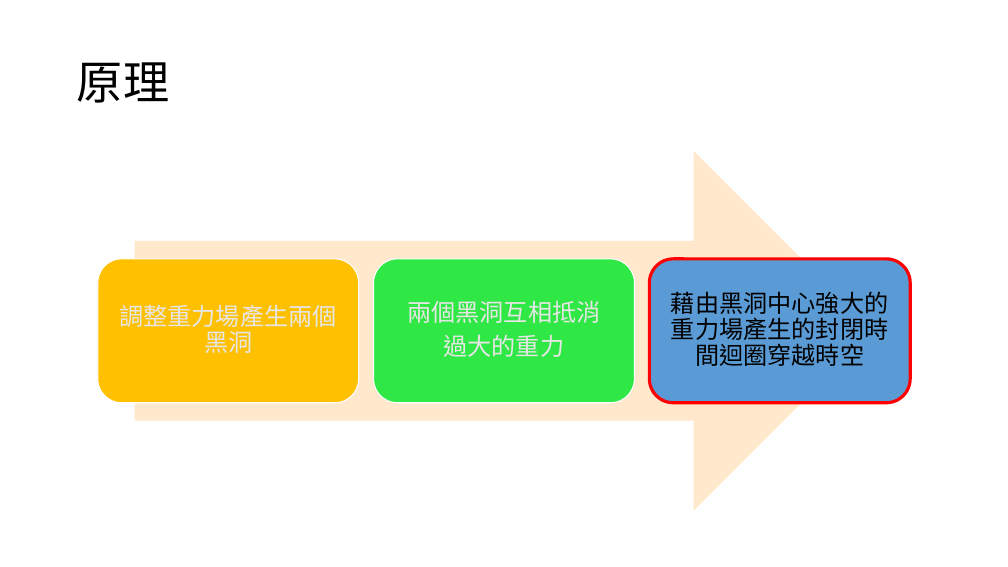
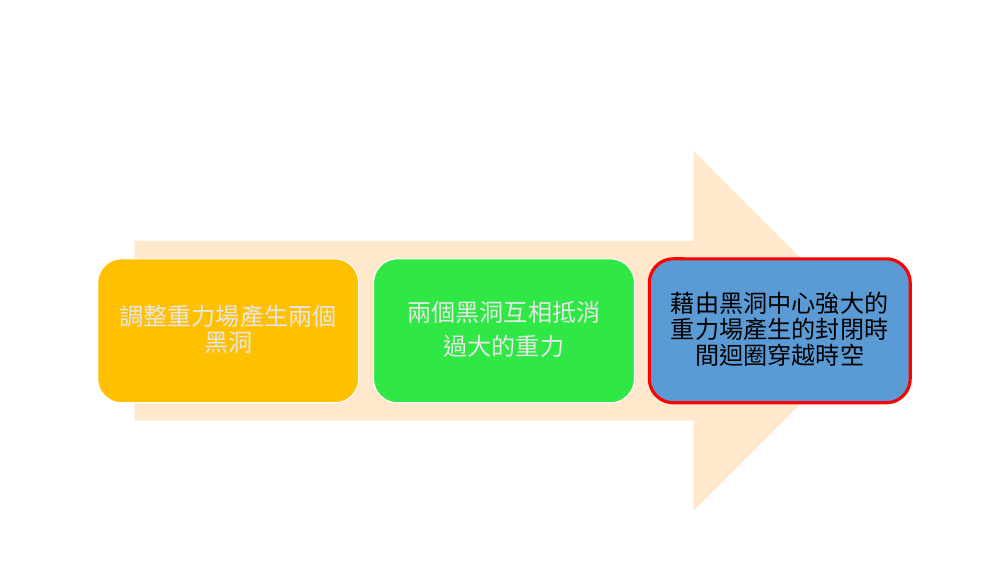
Before and after one commit to TaiChunYen/git, a slide deck: slide 25 of W044週報_戴君諺.pptx. Drawn at 1008x567 pixels with LibreOffice and Linux fonts; fonts in the diff are those of the drawing. Boxes give left, top, right and bottom in pixels: in the first picture for what was removed or moved away, otherwise in the second. Text is boxed around its words. In the diff, an @@ line names an element or a change of style, - is before the commit and + after.

```diff
--- a/W044週報_戴君諺.pptx
+++ b/W044週報_戴君諺.pptx
@@ title removed at (x1=77, y1=62, x2=169, y2=103) @@
-原理
```
Also in this commit, not shown: 6 other slides changed, 1 slide removed.
